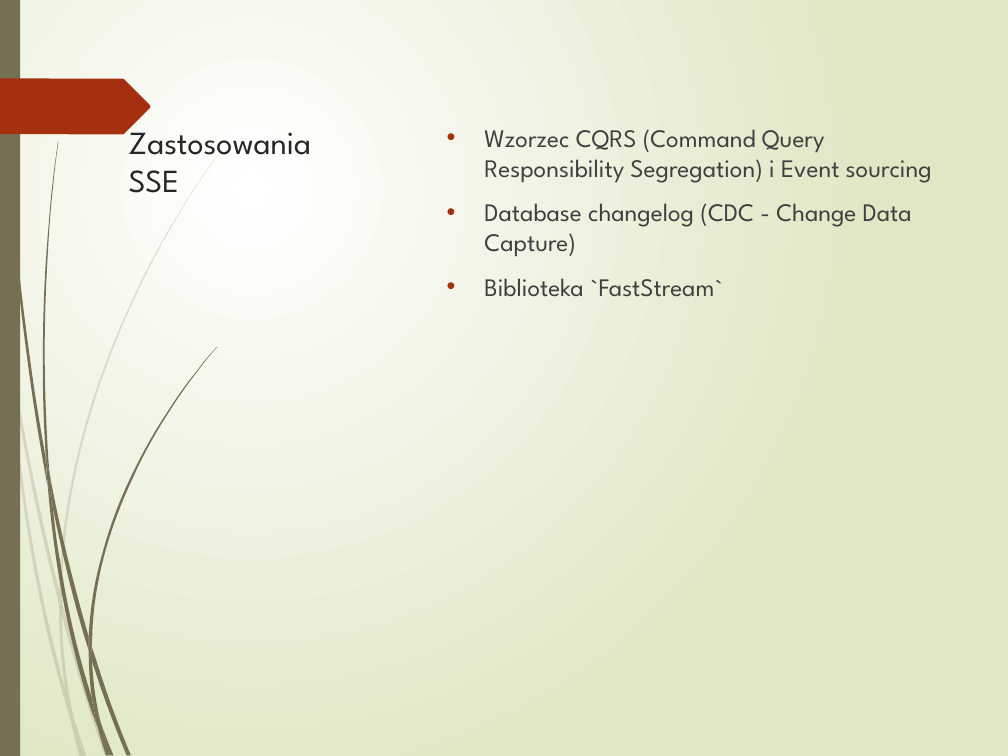
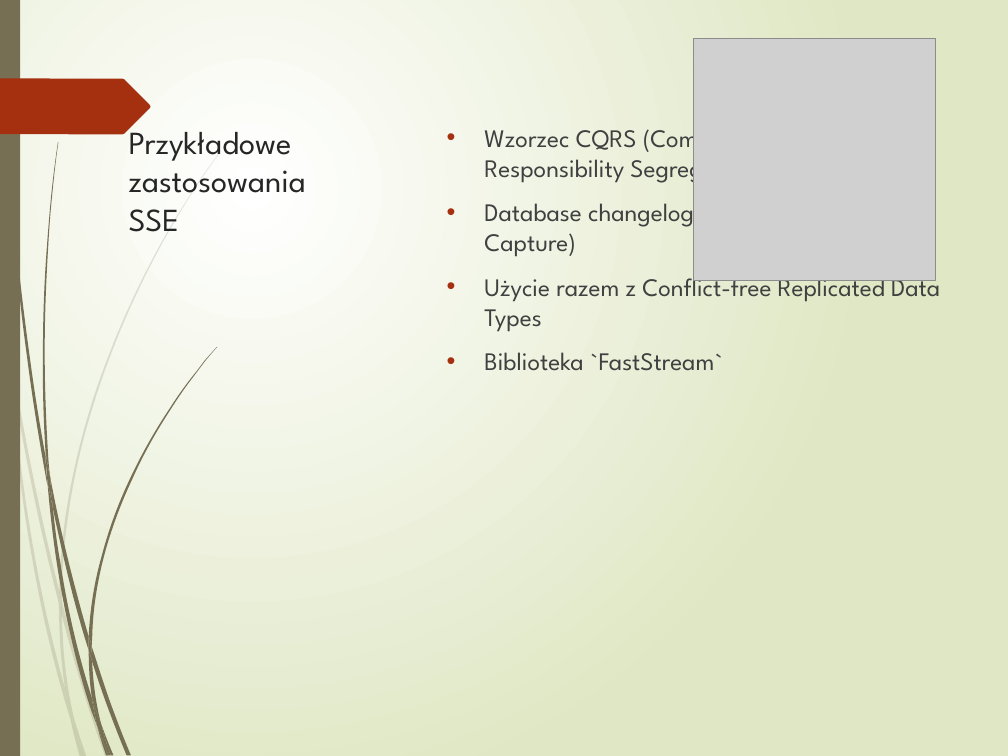
Before and after one commit to ArturLew/PyConPL2025, a slide deck: slide 22 of Nie tylko websocket/Nie tylko WebSocket.pptx. Drawn at 1008x756 pixels with LibreOffice and Linux fonts; fonts in the diff are those of the drawing; grey boxes stand for pictures. Boxes give left, top, right and bottom in pixels: in the first picture for what was removed or moved away, otherwise in the second. Text is boxed around its words. In the diff, an @@ line names an element or a change of style, - is before the commit and + after.

```diff
--- a/Nie tylko websocket/Nie tylko WebSocket.pptx
+++ b/Nie tylko websocket/Nie tylko WebSocket.pptx
@@ picture added at <box>694,39,935,281</box> @@
@@ title at <box>129,121,306,232</box>: text changed @@
-Zastosowania SSE
+Przykładowe zastosowania SSE
@@ text at <box>484,270,940,332</box>: paragraph added @@
+• Użycie razem z Conflict-free Replicated Data Types
```
Also in this commit, not shown: 22 other slides changed, 1 slide added, 1 slide removed, 19 other files.
